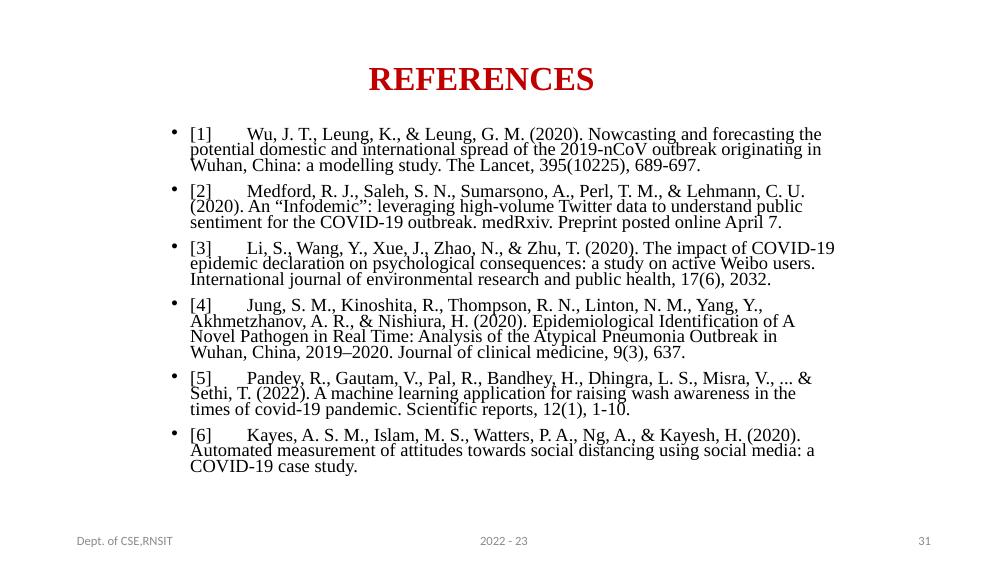
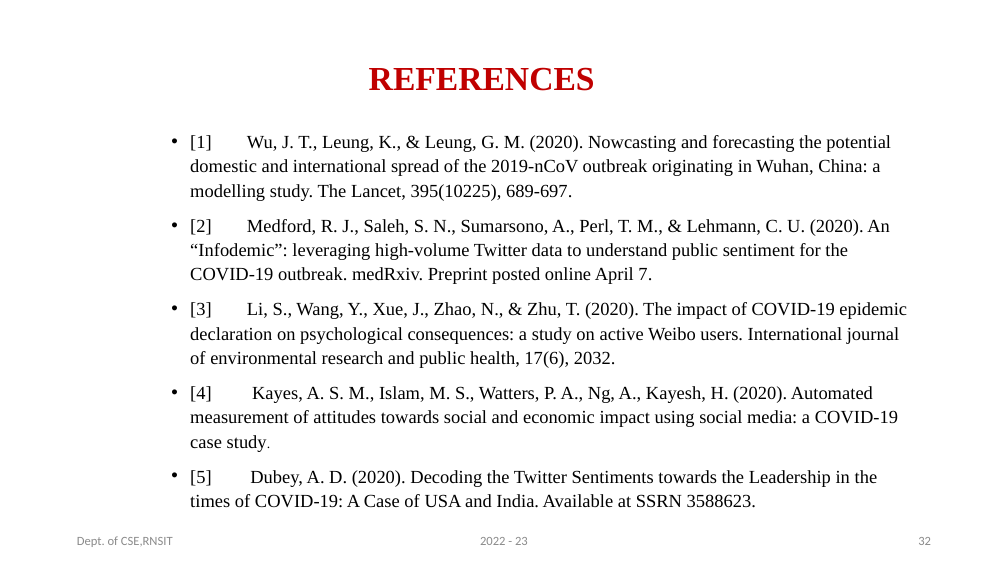
Before and after one commit to vinayhr01/Twitter-Sentiment-Analysis-Web-Application-Project, a slide deck: slide 32 of Final__Project_Presentation.pptx (slide 31 before the commit). Drawn at 1008x567 pixels with LibreOffice and Linux fonts; fonts in the diff are those of the drawing. Boxes give left, top, right and bottom in pixels: in the first picture for what was removed or moved away, otherwise in the second. Text is boxed around its words. In the diff, an @@ line names an element or a change of style, - is before the commit and + after.

```diff
--- a/Final__Project_Presentation.pptx
+++ b/Final__Project_Presentation.pptx
@@ text at (190, 135, 907, 368): line spacing 0.7 to 1.1 @@
@@ text at (190, 386, 898, 508): text changed @@
-• [4] Jung, S. M., Kinoshita, R., Thompson, R. N., Linton, N. M., Yang, Y., Akhmetzhanov, A. R., & Nishiura, H. (2020). Epidemiological Identification of A Novel Pathogen in Real Time: Analysis of the Atypical Pneumonia Outbreak in Wuhan, China, 2019–2020. Journal of clinical medicine, 9(3), 637.
-• [5] Pandey, R., Gautam, V., Pal, R., Bandhey, H., Dhingra, L. S., Misra, V., ... & Sethi, T. (2022). A machine learning application for raising wash awareness in the times of covid-19 pandemic. Scientific reports, 12(1), 1-10.
-• [6] Kayes, A. S. M., Islam, M. S., Watters, P. A., Ng, A., & Kayesh, H. (2020). Automated measurement of attitudes towards social distancing using social media: a COVID-19 case study.
+• [4] Kayes, A. S. M., Islam, M. S., Watters, P. A., Ng, A., Kayesh, H. (2020). Automated measurement of attitudes towards social and economic impact using social media: a COVID-19 case study.
+• [5] Dubey, A. D. (2020). Decoding the Twitter Sentiments towards the Leadership in the times of COVID-19: A Case of USA and India. Available at SSRN 3588623.
```
Also in this commit, not shown: 20 other slides changed, 1 slide added, 1 other file.
